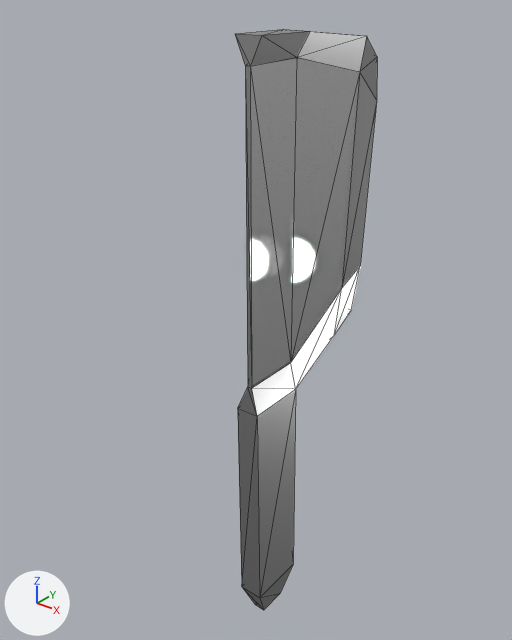
The glTF model public/assets/purgatory/mirror.glb, before and after one commit.
Rendered twice from a 50 mm lens placed at (0.553, -0.977, 2.817), pointed at (-0.276, 0.059, 2.175). Lighting does not change. The marker at lower left points along +X, +Y and +Z. Mesh edges are drawn as thin lines. Vertices at the same position are counted once.
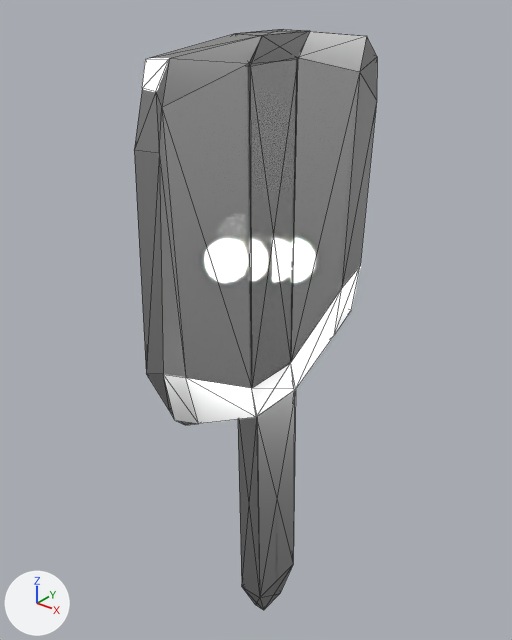
The change, as JSON lines over the scene's bpy script:
```json
{"block": "me_cube", "where": "me_cube.from_pydata(...)  # 40 vertices, 76 faces; spans x -1.18..1.23, y -1.01..4.83, z -1.24..2.76"}
{"block": "me_cube", "where": "# used by ob_cube; location = (-0.224, 0.041, 1.835); rotation_euler = (3.142, 0.0, 0.0), in degrees (180, 0, 0); scale = (-0.0271, -0.0668, -0.325)"}
{"block": "me_cube", "change": "me_cube part 1: the loose piece of 40 vertices spanning x -1.18..1.23, y -1.01..4.83, z -1.24..2.76 is copied, and the copy is mirrored in y about the mesh origin; it spans x -1.18..1.23, y -4.83..1.01, z -1.24..2.76"}
```

Boxes (x1, y1, x2, y2) around the edits, measured in the pictures (512 x 640 px):
```json
{"object": "Cube", "change": "reshaped", "before": [235, 29, 377, 610], "after": [134, 29, 377, 610], "on screen": "71% wider"}
{"part": 1, "of": "me_cube", "change": "added", "after": [134, 29, 309, 600]}
```
